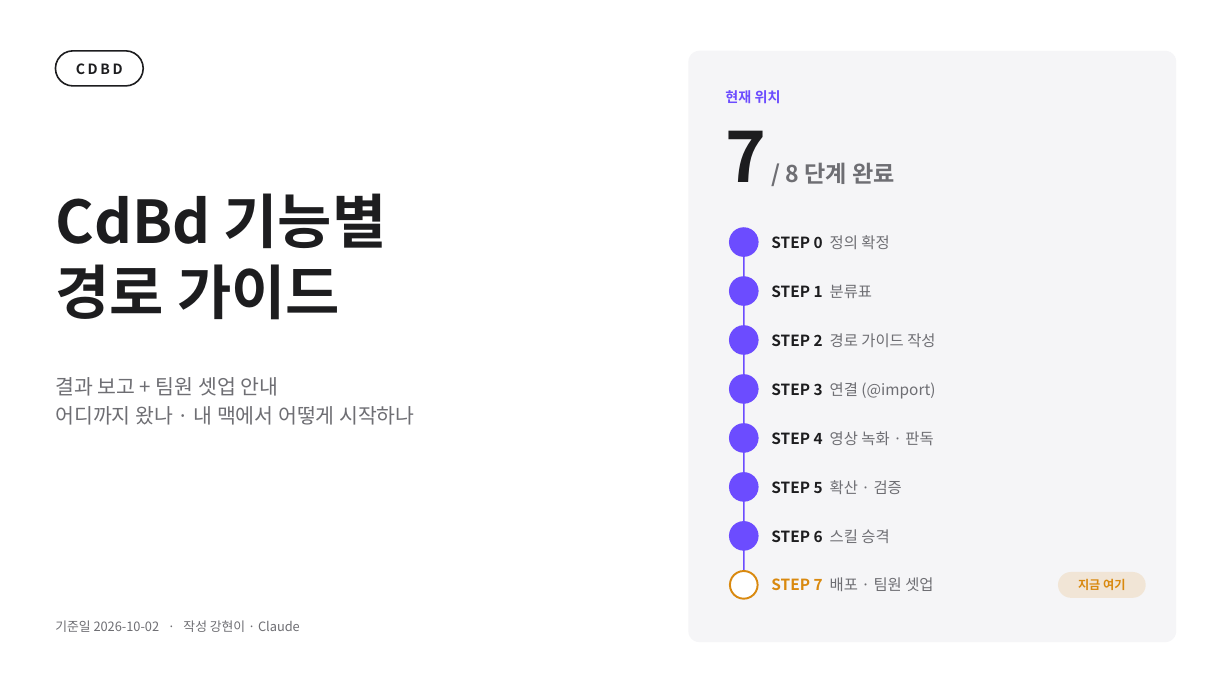
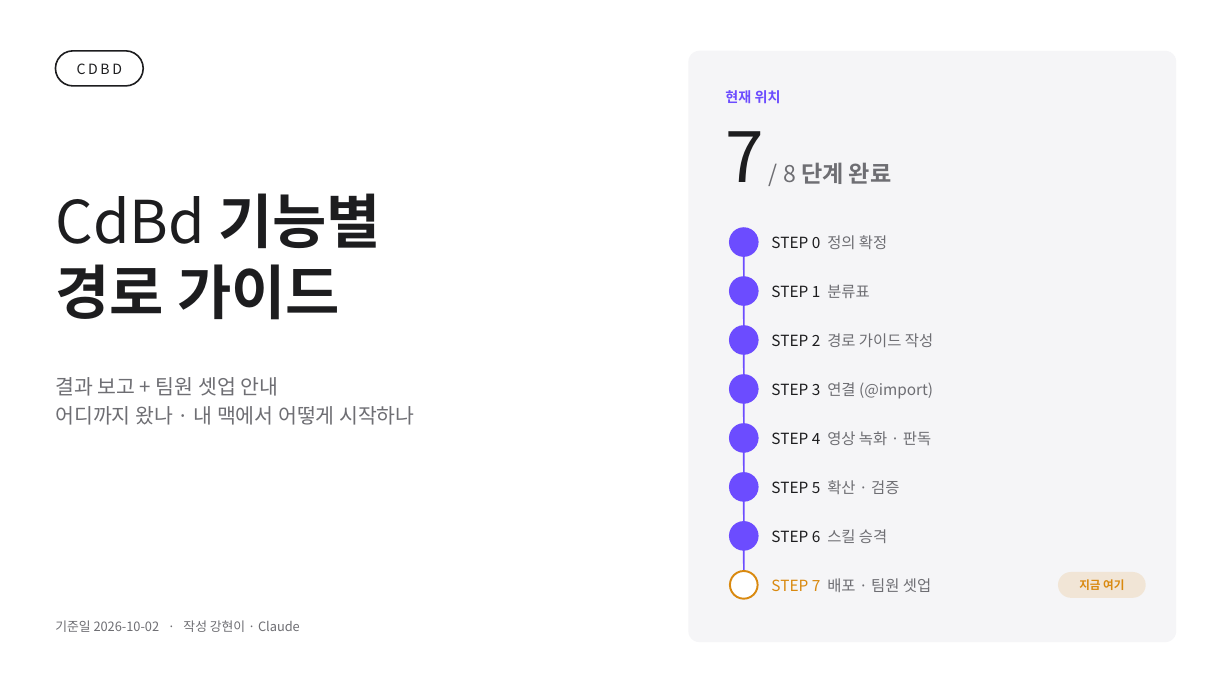
Before and after one commit to CdBd-in/design, a slide deck: slide 1 of _기능별 경로 가이드 — 결과 보고 발표 (2026-10-02).pptx. Drawn at 1232x693 pixels with LibreOffice and Linux fonts; fonts in the diff are those of the drawing. Boxes give left, top, right and bottom in pixels: in the first picture for what was removed or moved away, otherwise in the second. Text is boxed around its words. In the diff, an @@ line names an element or a change of style, - is before the commit and + after.

```diff
--- a/_기능별 경로 가이드 — 결과 보고 발표 (2026-10-02).pptx
+++ b/_기능별 경로 가이드 — 결과 보고 발표 (2026-10-02).pptx
@@ text "CDBD" at [77, 63, 123, 74]: bold off @@
@@ text "7 / 8 단계 완료" at [725, 131, 892, 184]: font Noto Sans CJK KR to Roboto in "단계 완료"; bold off in "7 / 8" @@
@@ title "CdBd 기능별" at [55, 193, 381, 320]: font Noto Sans CJK KR to Roboto in "기능별", "경로 가이드"; bold off in "CdBd" @@
@@ text "STEP 0 정의 확정" at [771, 235, 887, 249]: font Noto Sans CJK KR to Roboto in "정의 확정"; bold off in "STEP 0" @@
@@ text "STEP 1 분류표" at [771, 285, 869, 298]: font Noto Sans CJK KR to Roboto in "분류표"; bold off in "STEP 1" @@
@@ text "STEP 2 경로 가이드 작성" at [771, 333, 933, 347]: font Noto Sans CJK KR to Roboto in "경로 가이드 작성"; bold off in "STEP 2" @@
@@ text "STEP 3 연결 (@import)" at [771, 382, 933, 399]: font Noto Sans CJK KR to Roboto in "연결"; bold off in "STEP 3" @@
@@ text "STEP 4 영상 녹화 · ..." at [771, 431, 931, 445]: font Noto Sans CJK KR to Roboto in "영상 녹화 판독"; bold off in "STEP 4" @@
@@ text "STEP 5 확산 · 검증" at [771, 480, 899, 494]: font Noto Sans CJK KR to Roboto in "확산 검증"; bold off in "STEP 5" @@
@@ text "STEP 6 스킬 승격" at [771, 529, 887, 543]: font Noto Sans CJK KR to Roboto in "스킬 승격"; bold off in "STEP 6" @@
@@ text "STEP 7 배포 · 팀원 ..." at [771, 578, 931, 592]: font Noto Sans CJK KR to Roboto in "배포 팀원 셋업"; bold off in "STEP 7" @@
@@ text "지금 여기" at [1079, 579, 1124, 590]: size 9.5 to 9 pt, font Noto Sans CJK KR to Roboto @@
```
Also in this commit, not shown: 19 other slides changed.
